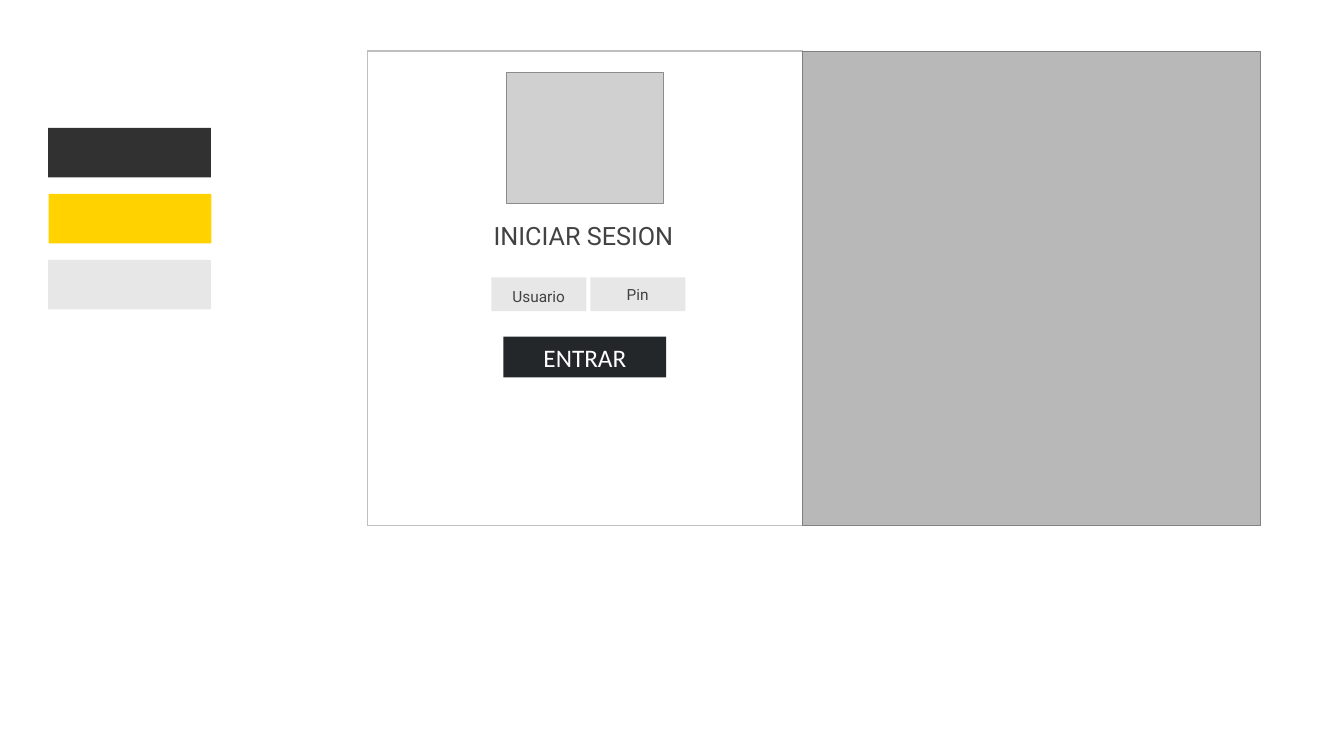
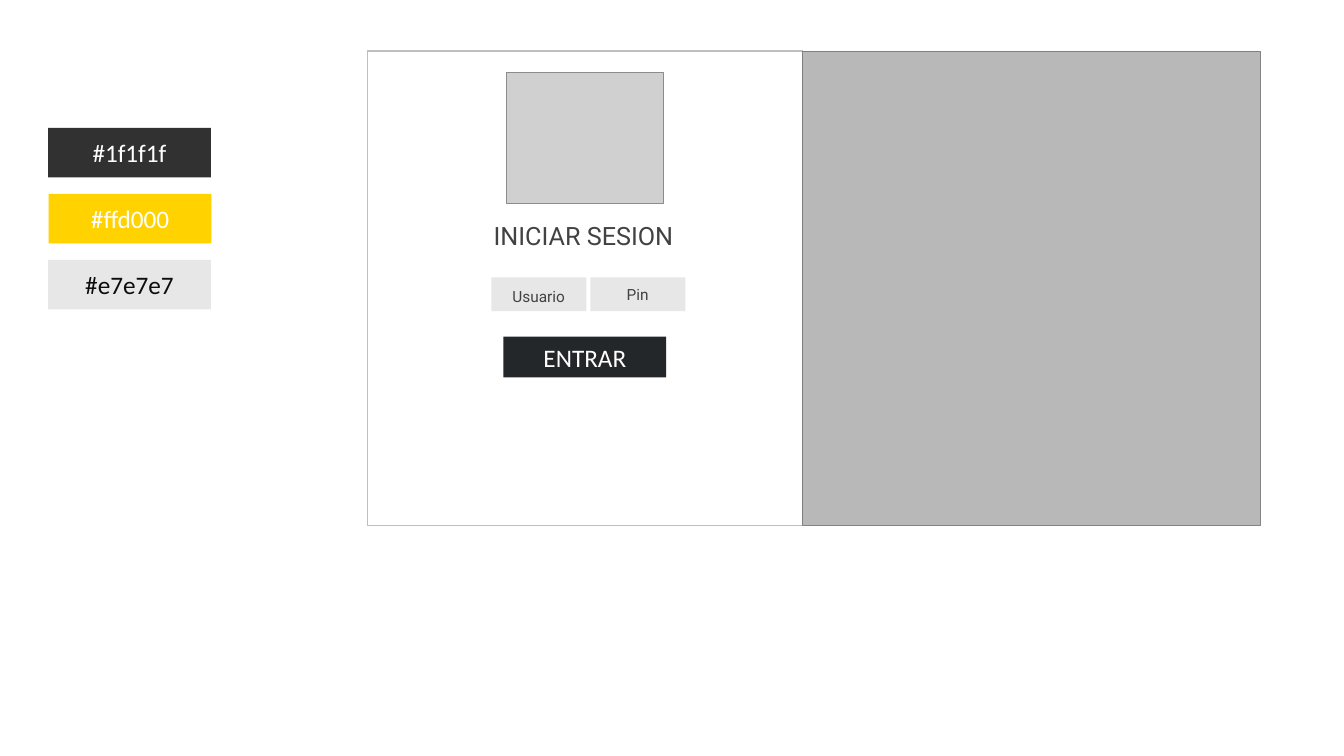
Before and after one commit to ITT-2153/GymSystem, a slide deck: slide 3 of UI.pptx. Drawn at 1344x756 pixels with LibreOffice and Linux fonts; fonts in the diff are those of the drawing; grey boxes stand for pictures. Boxes give left, top, right and bottom in pixels: in the first picture for what was removed or moved away, otherwise in the second. Text is boxed around its words. In the diff, an @@ line names an element or a change of style, - is before the commit and + after.

```diff
--- a/UI.pptx
+++ b/UI.pptx
@@ text in rectangle at [93,144,167,162]: text added @@
+#1f1f1f
@@ text in rectangle at [91,210,169,228]: text added @@
+#ffd000
@@ text in rectangle at [85,277,173,294]: text added @@
+#e7e7e7
```
Also in this commit, not shown: 15 other files.
